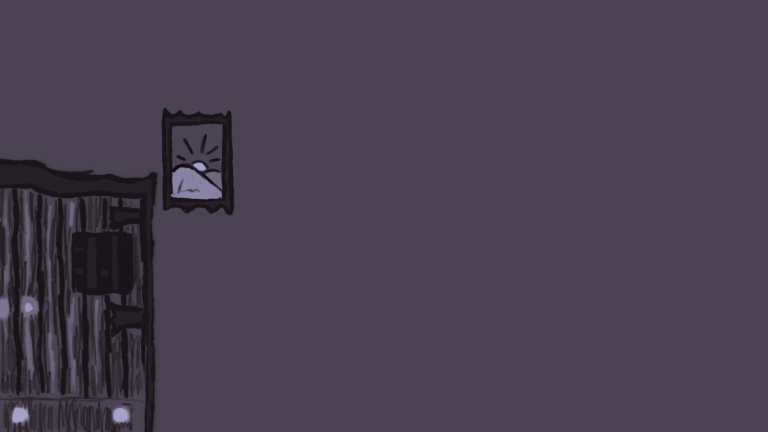
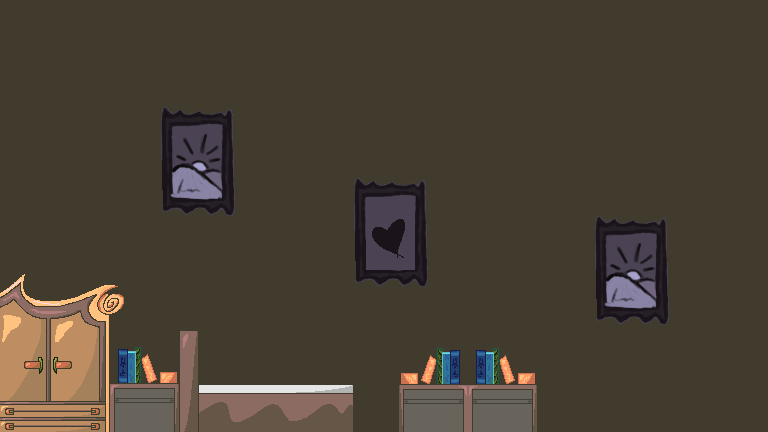
Before/after of a 768px x 432px layered artwork. What changed in the layer stack:
renamed "palette" to "Layer 4", showed it, painted on it over [161, 107, 669, 325]
removed layer "portrait copy" over [0, 0, 768, 432]
removed layer "portrait" over [0, 0, 768, 432]
added layer "Layer 3" above "Palette" over [0, 273, 537, 432]
renamed "wardrobe_1" to "Layer 2", showed it, painted on it over [0, 0, 768, 432]
